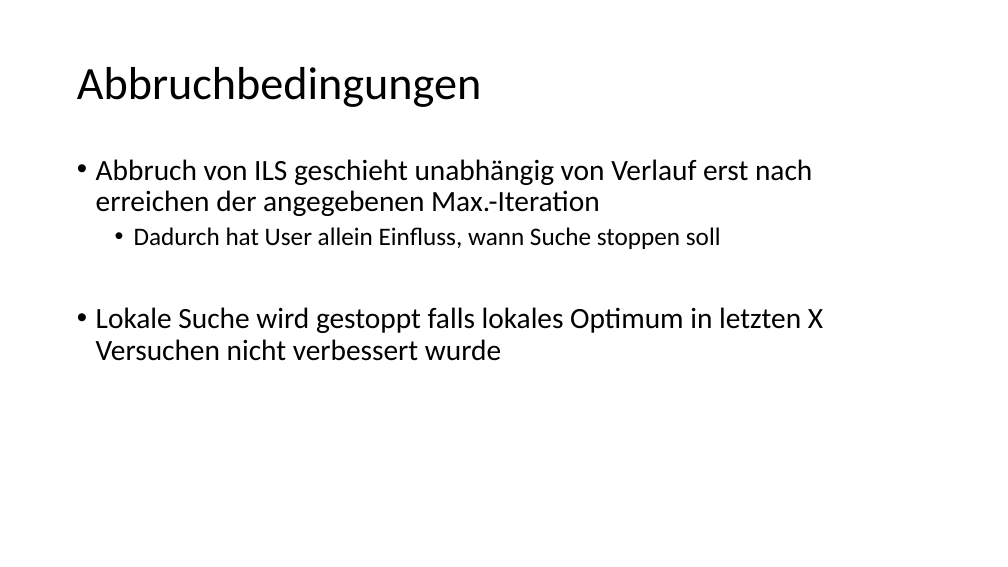
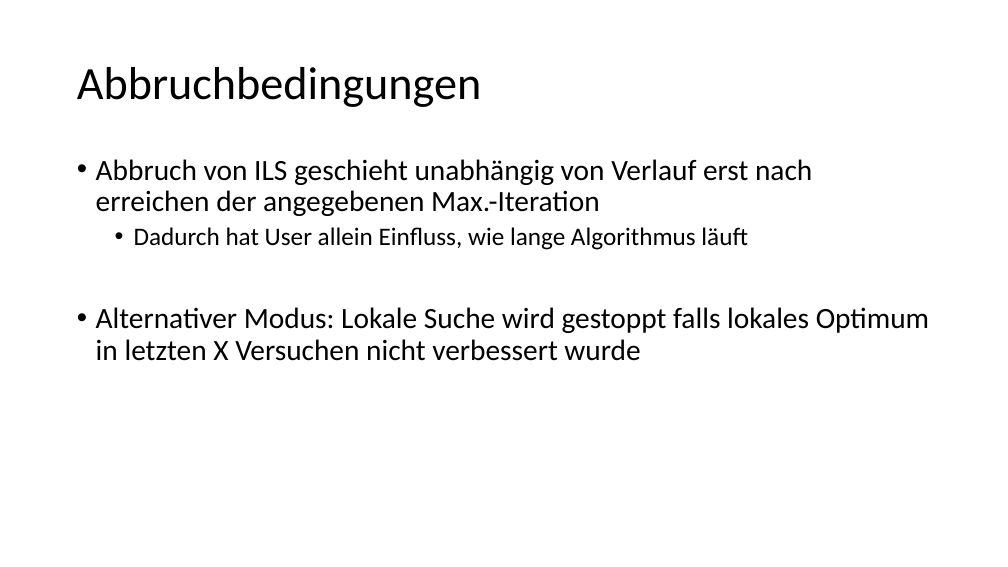
Before and after one commit to fritziF/Python-TSP-Heuristic, a slide deck: slide 6 of doc/Fritz_Svetoslav_TSP.pptx. Drawn at 1008x567 pixels with LibreOffice and Linux fonts; fonts in the diff are those of the drawing. Boxes give left, top, right and bottom in pixels: in the first picture for what was removed or moved away, otherwise in the second. Text is boxed around its words. In the diff, an @@ line names an element or a change of style, - is before the commit and + after.

```diff
--- a/doc/Fritz_Svetoslav_TSP.pptx
+++ b/doc/Fritz_Svetoslav_TSP.pptx
@@ text at (96,227,929,361): text changed @@
-  • Dadurch hat User allein Einfluss, wann Suche stoppen soll
-• Lokale Suche wird gestoppt falls lokales Optimum in letzten X Versuchen nicht verbessert wurde
+  • Dadurch hat User allein Einfluss, wie lange Algorithmus läuft
+• Alternativer Modus: Lokale Suche wird gestoppt falls lokales Optimum in letzten X Versuchen nicht verbessert wurde
```
Also in this commit, not shown: 4 other slides changed, 1 other file.
